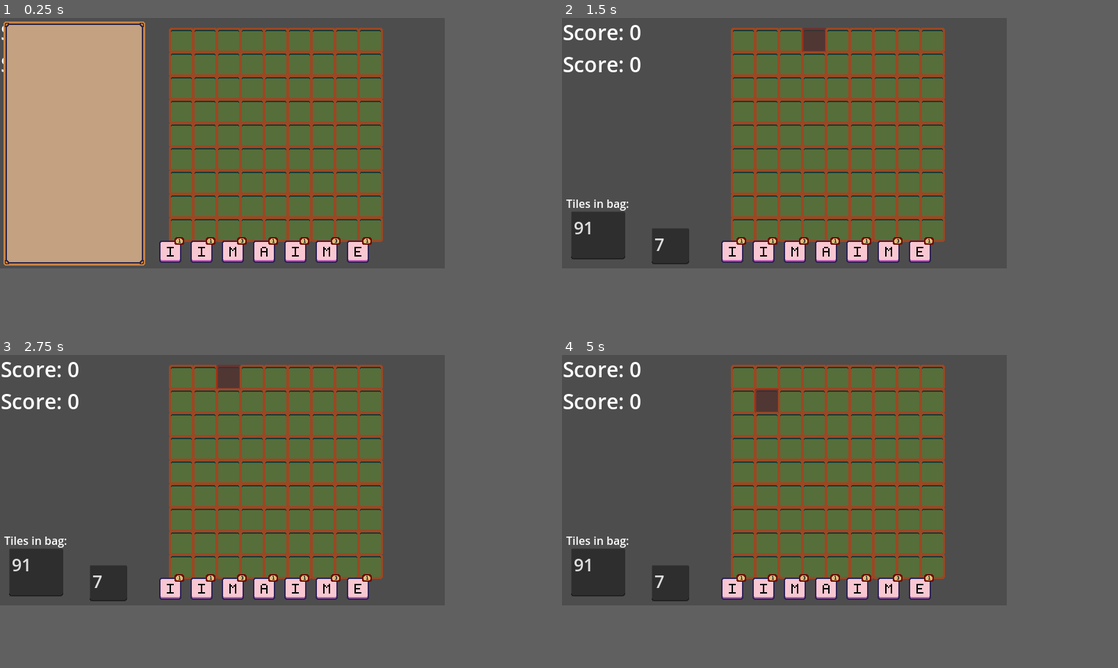
Above: before the commit, frames 1-4 (two rows, left to right).
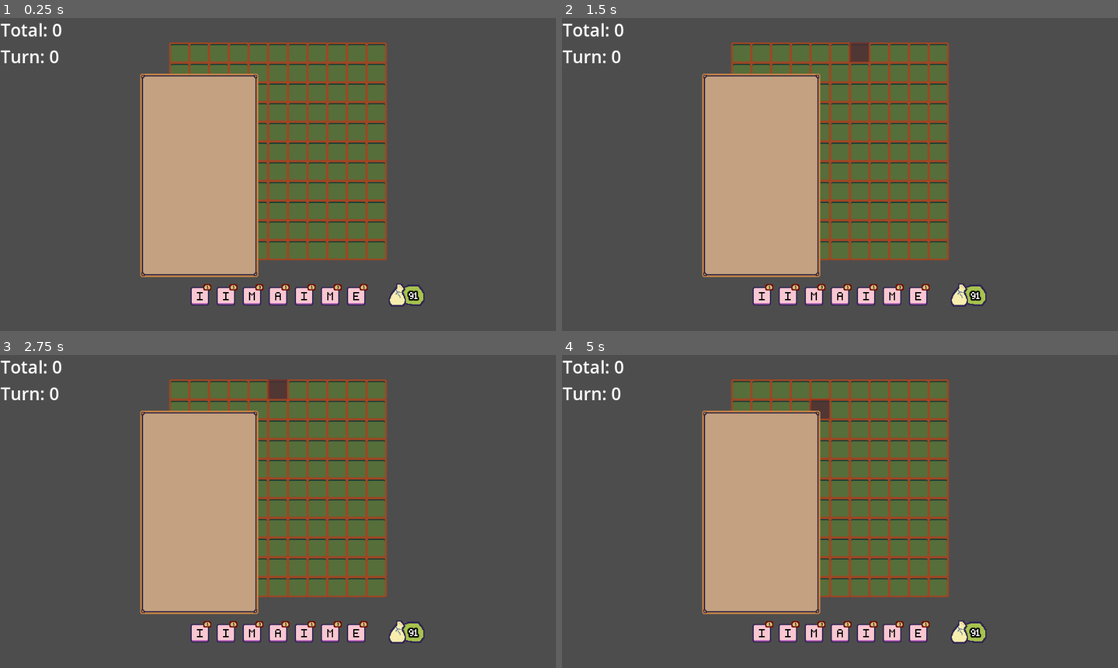
Above: after the commit, the same moments.

Repository: frxedlxver/godot-wordgame-prototypes
Game: Godot game, scene res://scenes/test.tscn
Two runs of this game, one before a commit and one after it. Both use one fixed random seed, a clock stepped at 60 frames per second and the inputs below.
Inputs (mouse positions are in pixels of both pictures, inside the frame that each line leads up to):
- Up to frame 1 (0.25 s): no input
- Up to frame 2 (1.5 s): tap Enter at 0.5 s; drag from (745, 39) to (862, 39) at 0.52 s; tap Space (play) at 1.25 s; drag from (767, 39) to (884, 39) at 1.27 s
- Up to frame 3 (2.75 s): tap Enter at 2 s; move the mouse to (227, 376) at 2.02 s; hold Space (play) from 2.03 s (still down); tap 0 at 2.1 s; click (227, 376) at 2.17 s
- Up to frame 4 (5 s): release Space (play) at 2.75 s; drag from (812, 376) to (745, 401) at 2.77 s; tap Enter at 3.5 s; drag from (840, 376) to (806, 480) at 3.52 s; tap Space (play) at 4.25 s; drag from (862, 376) to (767, 401) at 4.27 s
In our replay, the window is 640x360 before the commit and 800x450 after it. These sizes can differ from the game's own. Grey fills any space a smaller window leaves; there, only what the larger window draws over its background counts as a difference.

The runs differ from the first frame. In frame 1, 46% of the frame differs, in the area x 0-77%, y 1-93%; in frame 2, 30%; in frame 3, 30%; in frame 4, 30%.

Commit message:
centered board (now 11x11), added graphic for tilebag

Diff:
--- a/project.godot
+++ b/project.godot
@@ -21,10 +21,9 @@
 
 [display]
 
-window/size/viewport_width=640
-window/size/viewport_height=360
+window/size/viewport_width=960
+window/size/viewport_height=540
 window/stretch/mode="viewport"
-window/stretch/scale_mode="integer"
 
 [dotnet]
 
@@ -47,6 +46,11 @@
 "events": [Object(InputEventKey,"resource_local_to_scene":false,"resource_name":"","device":-1,"window_id":0,"alt_press …(191 unchanged characters)…
 ]
 }
+show_defs={
+"deadzone": 0.5,
+"events": [Object(InputEventKey,"resource_local_to_scene":false,"resource_name":"","device":-1,"window_id":0,"alt_pressed":false,"shift_pressed":false,"ctrl_pressed":false,"meta_pressed":false,"pressed":false,"keycode":0,"physical_keycode":4194325,"key_label":0,"unicode":0,"location":0,"echo":false,"script":null)
+]
+}
 
 [layer_names]
 
--- /dev/null
+++ b/scenes/definition_box.tscn
@@ -0,0 +1,16 @@
+[gd_scene load_steps=2 format=3 uid="uid://cs5fj57nppcgl"]
+
+[ext_resource type="Script" path="res://src/definition_box.gd" id="1_s3d4o"]
+
+[node name="Definition" type="VBoxContainer"]
+script = ExtResource("1_s3d4o")
+
+[node name="Title" type="RichTextLabel" parent="."]
+layout_mode = 2
+size_flags_vertical = 3
+fit_content = true
+
+[node name="Body" type="RichTextLabel" parent="."]
+layout_mode = 2
+theme_override_font_sizes/normal_font_size = 8
+fit_content = true
--- /dev/null
+++ b/scenes/definition_panel.tscn
@@ -0,0 +1,16 @@
+[gd_scene load_steps=3 format=3 uid="uid://bnn8qx884e7c2"]
+
+[ext_resource type="Theme" uid="uid://dvrrkdj1rv0l6" path="res://styles/main_theme.tres" id="1_4lef2"]
+[ext_resource type="Script" path="res://src/definition_panel.gd" id="2_xbixt"]
+
+[node name="DefinitionPanel" type="PanelContainer"]
+offset_right = 126.0
+offset_bottom = 62.0
+size_flags_horizontal = 3
+size_flags_vertical = 3
+theme = ExtResource("1_4lef2")
+theme_type_variation = &"DefinitionPanel"
+script = ExtResource("2_xbixt")
+
+[node name="Definitions" type="VBoxContainer" parent="."]
+layout_mode = 2
--- a/scenes/game_tile.tscn
+++ b/scenes/game_tile.tscn
@@ -33,6 +33,7 @@
 shape = SubResource("RectangleShape2D_r1h57")
 
 [node name="TextEdit" type="RichTextLabel" parent="."]
+visible = false
 offset_left = -31.0
 offset_top = 4.0
 offset_right = 34.0
--- a/scenes/hand.tscn
+++ b/scenes/hand.tscn
@@ -22,10 +22,3 @@
 
 [node name="CollisionShape2D" type="CollisionShape2D" parent="Area2D"]
 shape = SubResource("RectangleShape2D_e7f8u")
-
-[node name="TextEdit" type="TextEdit" parent="."]
-offset_left = -251.0
-offset_top = -34.0
-offset_right = -197.0
-offset_bottom = 18.0
-theme_override_font_sizes/font_size = 25
--- a/scenes/test.tscn
+++ b/scenes/test.tscn
@@ -1,13 +1,20 @@
-[gd_scene load_steps=10 format=3 uid="uid://jb12j5p22epv"]
+[gd_scene load_steps=13 format=3 uid="uid://jb12j5p22epv"]
 
 [ext_resource type="Script" path="res://src/main.gd" id="1_kiayv"]
 [ext_resource type="PackedScene" uid="uid://b4qjmxvgj453p" path="res://scenes/board.tscn" id="2_qxoxs"]
 [ext_resource type="PackedScene" uid="uid://dhbnxd5tvuybp" path="res://scenes/hand.tscn" id="3_0e3vv"]
-[ext_resource type="PackedScene" uid="uid://bnn8qx884e7c2" path="res://styles/tooltip.tscn" id="3_vomhx"]
+[ext_resource type="PackedScene" uid="uid://bnn8qx884e7c2" path="res://scenes/definition_panel.tscn" id="3_vomhx"]
 [ext_resource type="Script" path="res://src/deck_node.gd" id="4_4et1b"]
 [ext_resource type="Script" path="res://src/audio_stream_manager.gd" id="6_vu4vo"]
+[ext_resource type="Texture2D" uid="uid://tt0d14btpxdg" path="res://sprites/bag.png" id="6_wlugu"]
 [ext_resource type="AudioStream" uid="uid://crhx58h4alxqc" path="res://sound/oops.wav" id="7_l8hsb"]
+[ext_resource type="FontFile" uid="uid://5rvatrjujh2u" path="res://fonts/Minecraft.ttf" id="7_vc4r8"]
 [ext_resource type="AudioStream" uid="uid://p2hdrs2cxlli" path="res://sound/good.wav" id="8_io1cw"]
+
+[sub_resource type="LabelSettings" id="LabelSettings_lku3e"]
+font = ExtResource("7_vc4r8")
+outline_size = 10
+outline_color = Color(0, 0, 0, 1)
 
 [sub_resource type="GDScript" id="GDScript_24kty"]
 script/source = "class_name TileHandler extends Node2D
@@ -23,40 +30,46 @@
 board = NodePath("Board")
 
 [node name="Board" parent="." instance=ExtResource("2_qxoxs")]
+position = Vector2(480, 230)
 
-[node name="DefinitionText" type="RichTextLabel" parent="Board"]
-offset_left = -249.0
-offset_top = 74.0
-offset_right = -98.0
-offset_bottom = 114.0
-theme_override_font_sizes/normal_font_size = 12
-
-[node name="TooltipPanel" parent="Board" instance=ExtResource("3_vomhx")]
+[node name="DefinitionPanel" parent="Board" instance=ExtResource("3_vomhx")]
 z_index = 1000
-offset_left = -256.0
-offset_top = -27.0
-offset_right = -52.0
-offset_bottom = 324.0
+offset_left = -238.0
+offset_top = -134.0
+offset_right = -34.0
+offset_bottom = 217.0
 
 [node name="Hand" parent="." instance=ExtResource("3_0e3vv")]
-position = Vector2(380, 336)
+position = Vector2(480, 480)
 
 [node name="Bag" type="Node2D" parent="."]
+position = Vector2(702, 478)
 script = ExtResource("4_4et1b")
 
-[node name="RichTextLabel" type="RichTextLabel" parent="Bag"]
-offset_left = 6.0
-offset_top = 255.0
-offset_right = 126.0
-offset_bottom = 295.0
-text = "Tiles in bag:"
+[node name="TextureRect" type="TextureRect" parent="Bag"]
+anchors_preset = 8
+anchor_left = 0.5
+anchor_top = 0.5
+anchor_right = 0.5
+anchor_bottom = 0.5
+offset_left = -32.0
+offset_top = -20.0
+offset_right = 32.0
+offset_bottom = 20.0
+grow_horizontal = 2
+grow_vertical = 2
+texture = ExtResource("6_wlugu")
 
-[node name="TextEdit" type="TextEdit" parent="Bag"]
-offset_left = 13.0
-offset_top = 278.0
-offset_right = 91.0
-offset_bottom = 347.0
-theme_override_font_sizes/font_size = 25
+[node name="Label" type="Label" parent="Bag/TextureRect"]
+layout_mode = 0
+offset_left = 24.0
+offset_top = 12.0
+offset_right = 64.0
+offset_bottom = 35.0
+text = "0"
+label_settings = SubResource("LabelSettings_lku3e")
+horizontal_alignment = 1
+vertical_alignment = 1
 
 [node name="TileHandler" type="Node2D" parent="."]
 script = SubResource("GDScript_24kty")
@@ -67,7 +80,7 @@
 offset_right = 152.0
 offset_bottom = 56.0
 theme_override_font_sizes/normal_font_size = 30
-text = "Score: 0"
+text = "Total: 0"
 
 [node name="TurnScore" type="RichTextLabel" parent="."]
 offset_left = 1.0
@@ -75,7 +88,7 @@
 offset_right = 152.0
 offset_bottom = 102.0
 theme_override_font_sizes/normal_font_size = 30
-text = "Score: 0"
+text = "Turn: 0"
 
 [node name="AudioStreamManager" type="Node" parent="."]
 script = ExtResource("6_vu4vo")
--- a/src/board.gd
+++ b/src/board.gd
@@ -1,10 +1,12 @@
 class_name Board extends Node2D
 
 @onready var round_manager : RoundManager = get_parent()
-const board_size : Vector2i = Vector2i(9, 9)
+const board_size : Vector2i = Vector2i(11, 11)
 const slot_size : Vector2i = Vector2i(34, 34)
+const HALF_INDICES : Vector2i = (board_size - Vector2i.ONE) / 2
 @export var slot_scene : PackedScene
-var tooltip_showing : bool = false
+var definition_panel_showing : bool = false
+var _word_defs : Dictionary = {}	# "APPLE" → Definition
 
 signal tile_scored(int)
 signal scoring_complete
@@ -24,11 +26,70 @@
 
 var board_state : Array[Array] = []
 var board_state_text : Array[Array] = []
+var show_defs_held : bool
+# tabs for indentation
+var _hover_coord : Vector2i = Vector2i(-1, -1)   # -1,-1 means “none”
+
+const TILE_MASK		:= CollisionLayers.TILE	# your enum / bit
 
 #tracks whether tile is a part of a previous play, or just placed
 var board_state_placed_status : Array[Array] = []
 
-
+func _process(_delta: float) -> void:
+	if not show_defs_held:
+		return
+
+	var coord = _get_coord_under_mouse()          # Vector2i or null
+	_update_definition_panel(coord)
+
+
+# ───────── 4.  helpers ────────────────────────────────────────────
+
+func _get_coord_under_mouse() -> Variant:           # Vector2i | null
+	var local := to_local(get_viewport().get_mouse_position())
+
+	# undo the centre-offset so 0,0 ... 10,10 map correctly
+	var rel := (local / Vector2(slot_size)) + Vector2(HALF_INDICES)
+
+	var cell := Vector2i(
+		int(round(rel.x)),
+		int(round(rel.y))
+	)
+
+	if	cell.x < 0 or cell.x >= board_size.x \
+	or	cell.y < 0 or cell.y >= board_size.y:
+		return null
+
+	return cell
+
+
+# ---- _update_definition_panel ------------------------------------
+func _update_definition_panel(coord : Variant) -> void:
+	if coord == _hover_coord:
+		return                          # nothing changed
+
+	if coord == null:
+		_hover_coord = Vector2i(-1, -1)
+
+	clear_definitions()                # always start clean
+
+	if coord == null:
+		return                         # outside board: panel stays empty
+
+	var words : Array = word_coords_dict.get(coord, [])
+	if words.is_empty():
+		return                         # square has no words
+
+	# unique filter + cached defs
+	var seen : Dictionary = {}
+	for w in words:
+		if seen.has(w): continue
+		seen[w] = true
+		if _word_defs.has(w):
+			$DefinitionPanel.add_def(_word_defs[w])
+
+func clear_definitions():
+	$DefinitionPanel.clear()
 # Called when the node enters the scene tree for the first time.
 func _ready() -> void:
 	for y in board_size.y:
@@ -39,19 +100,29 @@
 			board_state_placed_status[y].append(false)
 			board_state[y].append('')
 			board_state_text[y].append('')
-			var slot_pos = Vector2i(x, y) * slot_size
+
+			# ── new, centred position ───────────────────────────────
+			var slot_pos := (Vector2i(x, y) - HALF_INDICES) * slot_size
 			var slot : Node2D = slot_scene.instantiate()
-			self.add_child(slot)
-			slot.name = "slot_%d-%d" % [x, y]
-			slot.position = slot_pos
+			add_child(slot)
+			slot.name        = "slot_%d-%d" % [x, y]
+			slot.position    = slot_pos
 			slot.coordinates = Vector2i(x, y)
+
 			board_state[y][x] = SlotTileStruct.new(slot)
 			slot.highlighted.connect(_slot_highlighted)
 			slot.unhighlighted.connect(_slot_unhighlighted)
 
+
 func _input(event):
-	if event is InputEventKey and event.is_pressed() and event.keycode == KEY_0:
-		validate_board()
+	if event.is_action_pressed("show_defs"):
+		show_defs_held = true
+		show_definition_panel()
+	elif event.is_action_released("show_defs"):
+		show_defs_held = false
+		_hover_coord = Vector2(-1, -1)
+		hide_definition_panel()
+
 
 func validate_board() -> bool:
 	var tiles = Evaluator.evaluate_board(board_state_text)
@@ -175,17 +246,10 @@
 
 func _slot_highlighted(slot : Slot):
 	slot_highlighted.emit(slot)
-	if slot.empty():
-		return
-	else:
-		var words = word_coords_dict.get(slot.coordinates)
-		if !words or words.size() == 0: return
-		show_tooltip(words)
 
 
 func _slot_unhighlighted(slot : Slot):
 	slot_unhighlighted.emit(slot)
-	hide_tooltip()
 
 func get_non_locked_tile_positions():
 	var result : Array[Vector2i] = []
@@ -209,7 +273,7 @@
 		return 0
 
 	var turn_map = build_tile_word_map(words)
-	# ⭐ merge into the master map instead of overwriting it
+
 	for pos in turn_map.keys():
 		if word_coords_dict.has(pos):
 			word_coords_dict[pos].append_array(turn_map[pos])
@@ -224,6 +288,7 @@
 	var turn_points := 0
 	var good_noise_pitch = 0.0
 	for word in words:
+		_cache_definition(word["text"])
 		turn_points += await _score_word(word, good_noise_pitch, turn_points)
 		good_noise_pitch += word["text"].length() * 0.04
 	AudioStreamManager.reset_good_pitch()
@@ -392,19 +457,21 @@
 
 	return m
 
-func show_tooltip(words):
-
-	var tooltip_text : String = ""
-	for word in words:
-		var defgetter : DefinitionGetter = DefinitionGetter.new()
-		defgetter.word_to_check = word
-		self.add_child(defgetter)
-		var def = await defgetter.definition_ready
-		tooltip_text += "%s: %s\n\n" % [word, def]
-
-	$TooltipPanel/RichTextLabel.text = tooltip_text
-	$TooltipPanel.show()
-
-func hide_tooltip():
+func show_definition_panel() -> void:
+
+	$DefinitionPanel.show()
+
+func hide_definition_panel():
 	print("hiding!")
-	$TooltipPanel.hide()
+	$DefinitionPanel.hide()
+
+func _cache_definition(word : String) -> void:
+	if _word_defs.has(word):
+		return						# already cached
+
+	var getter := DefinitionGetter.new()
+	getter.word_to_check = word
+	add_child(getter)				# let it run
+	var def : Definition = await getter.definition_ready
+	_word_defs[word] = def
+	getter.queue_free()
--- a/src/collision_layers.gd
+++ b/src/collision_layers.gd
@@ -1,4 +1,4 @@
 class_name CollisionLayers
 
-const BOARD : int = 1 << 0;
-const TILE : int = 1 << 1;
+const BOARD : int = 1;
+const TILE : int = 2;
--- a/src/deck_node.gd
+++ b/src/deck_node.gd
@@ -28,4 +28,4 @@
 
 func update_tile_count():
 	print(game_tiles.size())
-	$TextEdit.text = str(game_tiles.size())
+	$TextureRect/Label.text = str(game_tiles.size())
--- /dev/null
+++ b/src/definition.gd
@@ -0,0 +1,27 @@
+class_name Definition
+
+class Meaning:
+	var part_of_speech : String
+	var definition : String
+
+var word : String
+var meanings : Array[Meaning]
+
+func _init(p_word : String ="", p_meanings : Array[Meaning] = []):
+	self.word = p_word
+	self.meanings = p_meanings
+
+func add_meaning(part_of_speech : String, definition : String):
+	var meaning = Meaning.new()
+	meaning.part_of_speech = part_of_speech
+	meaning.definition = definition
+	meanings.append(meaning)
+
+func get_meanings_string():
+	if meanings.size() == 0:
+		return "No Meanings found"
+
+	var meanings_str = ""
+	for meaning in meanings:
+		meanings_str += "[%s]: %s\n" % [meaning.part_of_speech, meaning.definition]
+	return meanings_str
--- /dev/null
+++ b/src/definition_box.gd
@@ -0,0 +1,17 @@
+class_name DefinitionBox extends VBoxContainer
+
+var definition : Definition
+
+func set_def(def : Definition):
+	self.definition = def
+	$Title.text = self.definition.word
+	$Body.text = self.definition.get_meanings_string()
+
+# Called when the node enters the scene tree for the first time.
+func _ready() -> void:
+	pass # Replace with function body.
+
+
+# Called every frame. 'delta' is the elapsed time since the previous frame.
+func _process(delta: float) -> void:
+	pass
--- a/src/definition_getter.gd
+++ b/src/definition_getter.gd
@@ -1,7 +1,8 @@
 class_name DefinitionGetter extends Node2D
 
 var word_to_check : String
-signal definition_ready(String)
+signal definition_ready(Definition)
+signal no_definition_found()
 var http_request : HTTPRequest
 # Called when the node enters the scene tree for the first time.
 func _ready() -> void:
@@ -13,15 +14,17 @@
 
 
 func _on_request_completed(result, _response_code, _headers, body):
+	var definition : Definition = Definition.new()
+	definition.word = self.word_to_check
+
 	if result == HTTPRequest.RESULT_SUCCESS:
 		var json = JSON.parse_string(body.get_string_from_utf8())
-		if !json: return
-		if json is Dictionary and json.get("title") == "No Definitions Found":
-			definition_ready.emit("No definition found")
-		else:
+		if json and json is Array:
 			var word = json[0]["word"]
+			definition.word = word
 			for meaning in json[0]["meanings"]:
 				var def = meaning["definitions"][0]["definition"]
 				var part_of_speech = meaning["partOfSpeech"]
-				definition_ready.emit(def)
-		self.queue_free()
+				definition.add_meaning(part_of_speech, def)
+	definition_ready.emit(definition)
+	self.queue_free()
--- /dev/null
+++ b/src/definition_panel.gd
@@ -0,0 +1,18 @@
+class_name DefinitionPanel extends PanelContainer
+
+var definitions : Array[DefinitionBox] = []
+var _def_box_scene : PackedScene = preload("res://scenes/definition_box.tscn")
+
+func clear():
+	for definition in self.definitions:
+		definition.queue_free()
+	self.definitions.clear()
+
+func add_def(definition : Definition):
+	var defbox : DefinitionBox = _def_box_scene.instantiate()
+	defbox.set_def(definition)
+	definitions.append(defbox)
+	$Definitions.add_child(defbox)
+
+func display():
+	self.show()
--- a/src/hand.gd
+++ b/src/hand.gd
@@ -26,12 +26,13 @@
 		want_reindex = false
 		reindex_tiles()
 		reorder_game_tiles()
-	$TextEdit.text = str(self.game_tiles.size())
 
 
 
-func add_to_hand(game_tile : GameTile):
+func add_to_hand(game_tile : GameTile, starting_position = null):
 	self.add_child(game_tile)
+	if starting_position and starting_position is Vector2:
+		game_tile.global_position = starting_position
 	self.game_tiles.append(game_tile)
 	reorder_game_tiles()
 	game_tile.grabbed.connect(_tile_grabbed)
@@ -52,25 +53,23 @@
 	)
 
 func reorder_game_tiles() -> void:
-	var count := game_tiles.size()
+	_dedupe_and_prune_tiles()          # <- add this line
+
+	var count = game_tiles.size()
 	game_tile_target_positions = []
 	if count == 0:
 		return
 
-	# centre-to-centre spacing, but never wider than the bar
-	var sep : int = min(TILE_MAX_SEP, MAX_HAND_WIDTH / count)
-
-	# distance between first and last tile centres
-	var span : int = (count - 1) * sep
-
-	# x of the first tile centre so the strip is centred on the node’s origin (0,0)
-	var start_x : int = -span * 0.5
+	var sep = min(TILE_MAX_SEP, MAX_HAND_WIDTH / count)
+	var span = (count - 1) * sep
+	var start_x = -span * 0.5
 
 	for i in count:
 		var pos = Vector2(start_x + i * sep, 0)
 		game_tile_target_positions.append(pos)
 
 	tween_tiles()
+
 
 func tween_tiles():
 	for i in game_tiles.size():
@@ -81,21 +80,17 @@
 			tw.tween_property(tile, "position", pos, 0.2)
 			tw.set_ease(Tween.EASE_OUT)
 
-func _area2d_area_exited(area):
-	var area_owner = area.get_parent()
-	if area_owner is GameTile:
-		print("gametile exited");
-		game_tiles.erase(area_owner)
+func _area2d_area_entered(area):
+	var tile = area.get_parent()
+	if tile is GameTile and not game_tiles.has(tile):
+		game_tiles.append(tile)
 		want_reindex = true
 
-func _area2d_area_entered(area):
-	var area_owner = area.get_parent()
-	print("%s entered hand" % area_owner.name)
-	if area_owner is GameTile and !game_tiles.has(area_owner):
-		print("gt entered")
-		game_tiles.append(area_owner)
+func _area2d_area_exited(area):
+	var tile = area.get_parent()
+	if tile is GameTile:
+		game_tiles.erase(tile)
 		want_reindex = true
-
 
 func _tile_grabbed(gametile : GameTile):
 	grabbed_tile = gametile
@@ -140,3 +135,12 @@
 
 func tile_count():
 	return game_tiles.size()
+
+func _dedupe_and_prune_tiles() -> void:
+	var unique : Array[GameTile] = []
+	for t in game_tiles:
+		if t == null:
+			continue
+		if not unique.has(t):
+			unique.append(t)
+	game_tiles = unique
--- a/src/main.gd
+++ b/src/main.gd
@@ -31,7 +31,10 @@
 	if can_play:
 		await board.play()
 		while hand.tile_count() < max_hand_size:
-			hand.add_to_hand(bag.draw_tile())
+			var tile = bag.draw_tile()
+
+			hand.add_to_hand(tile, $Bag.global_position)
+			await get_tree().create_timer(0.1).timeout
 
 
 func on_tile_scored(new_score : int):
--- a/styles/main_theme.tres
+++ b/styles/main_theme.tres
@@ -3,5 +3,5 @@
 [ext_resource type="StyleBox" uid="uid://c7iwya6854te2" path="res://styles/tooltip_stylebox.tres" id="1_0kpxh"]
 
 [resource]
-Tooltip/base_type = &"Panel"
-Tooltip/styles/panel = ExtResource("1_0kpxh")
+DefinitionPanel/base_type = &"Panel"
+DefinitionPanel/styles/panel = ExtResource("1_0kpxh")
--- a/styles/tooltip.tscn
+++ /dev/null
@@ -1,15 +0,0 @@
-[gd_scene load_steps=2 format=3 uid="uid://bnn8qx884e7c2"]
-
-[ext_resource type="Theme" uid="uid://dvrrkdj1rv0l6" path="res://styles/main_theme.tres" id="1_4lef2"]
-
-[node name="TooltipPanel" type="PanelContainer"]
-offset_right = 126.0
-offset_bottom = 62.0
-size_flags_horizontal = 3
-size_flags_vertical = 3
-theme = ExtResource("1_4lef2")
-theme_type_variation = &"Tooltip"
-
-[node name="RichTextLabel" type="RichTextLabel" parent="."]
-layout_mode = 2
-fit_content = true
Binary file added: fonts/Minecraft.ttf
Not shown, added: fonts/Minecraft.ttf.import
Binary file added: sprites/bag.png
Not shown, added: sprites/bag.png.import
